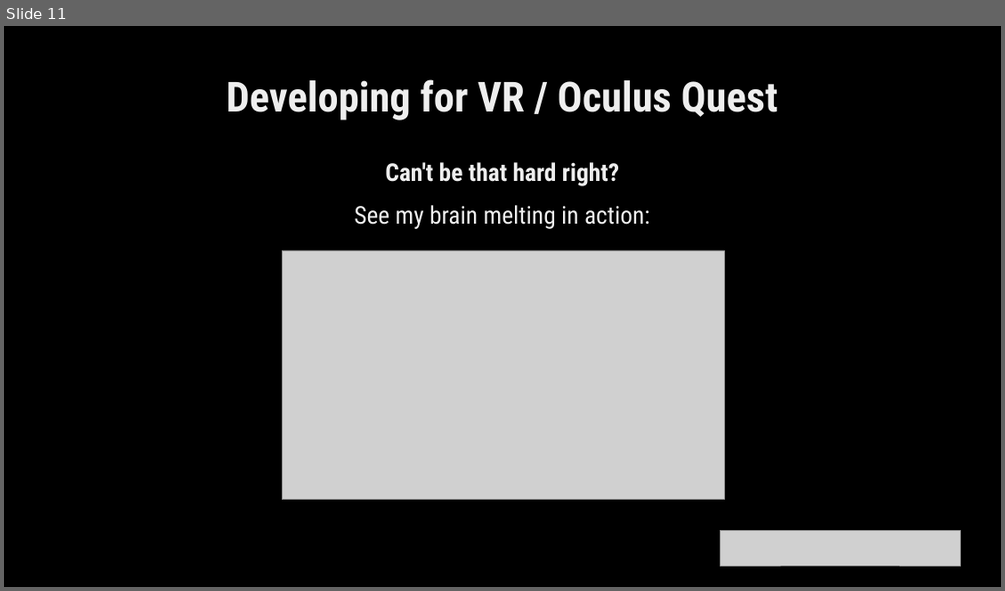
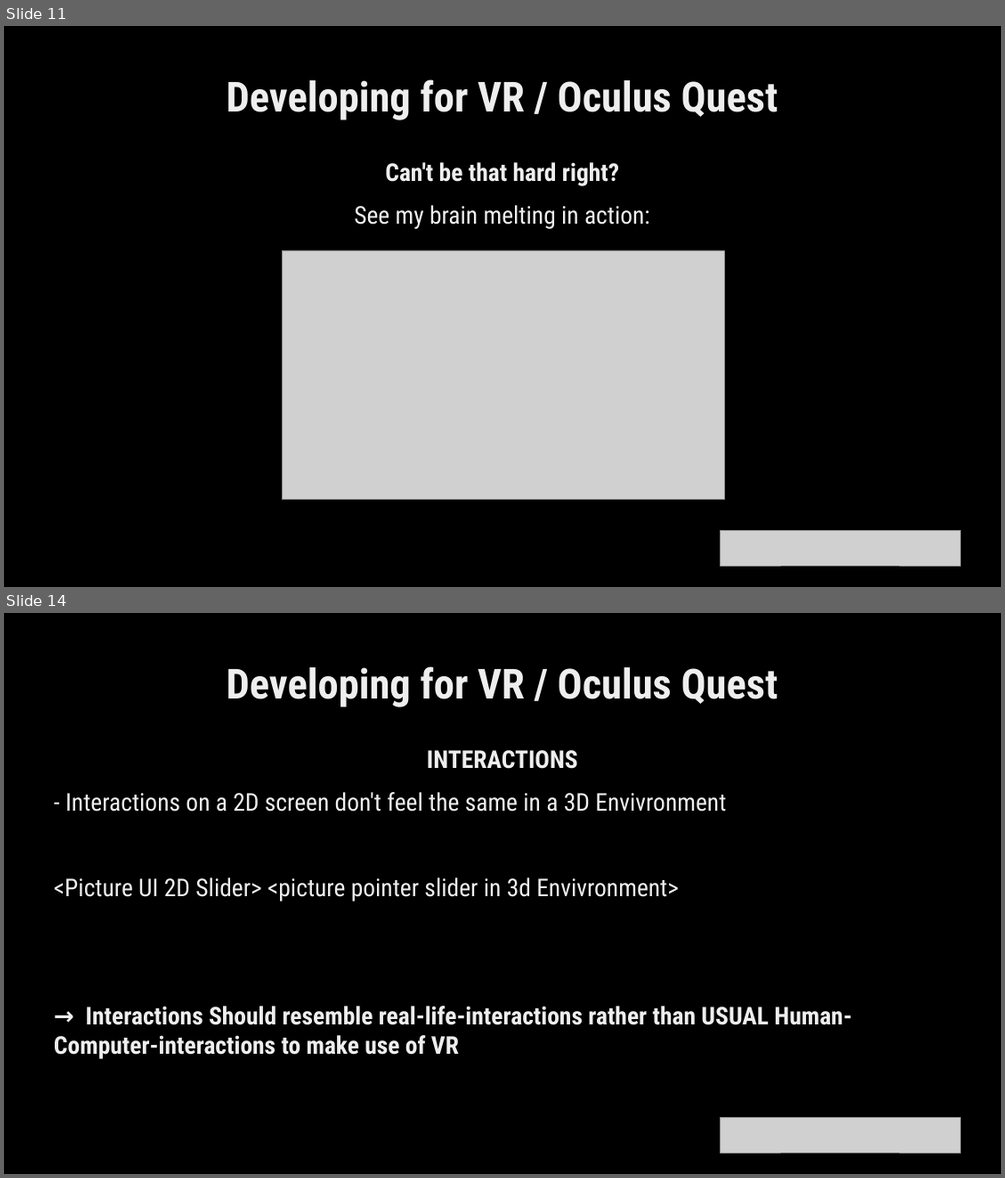
Before and after one commit to etlaM21/Chromesthesia, a slide deck: FINAL_PRESENTATON.odp. Shown one above the other, each under a label of ours: slide 11 before the commit, slides 11 and 14 after it; the slides between them are not shown. The pictures are 1005x591 and 1005x1178 pixels, drawn with LibreOffice and Linux fonts; fonts in the diff are those of the drawing; grey boxes stand for pictures. Boxes give left, top, right and bottom in pixels: in the first picture for what was removed or moved away, otherwise in the second. Text is boxed around its words. In the diff, an @@ line names an element or a change of style, - is before the commit and + after.

```diff
--- a/FINAL_PRESENTATON.odp
+++ b/FINAL_PRESENTATON.odp
@@ slide 14 added at [4,613,1001,1174], background #FFFFFF @@
@@ rectangle added at [4,613,1001,1174], fill #000000, outline #808080 0 pt @@
@@ title added at [226,666,778,707], 44 pt, text #EEEEEE, bold @@
+Developing for VR / Oculus Quest
@@ text added at [54,750,851,1059], 26 pt, text #EEEEEE, bold @@
+INTERACTIONS
+- Interactions on a 2D screen don't feel the same in a 3D Envivronment
+<Picture UI 2D Slider> <picture pointer slider in 3d Envivronment>
+→ Interactions Should resemble real-life-interactions rather than USUAL Human-Computer-interactions to make use of VR
@@ picture added at [720,1117,960,1152] @@
```
Also in this commit, not shown: 1 slide changed, 8 other slides added, 1 slide removed, 2 other files.
